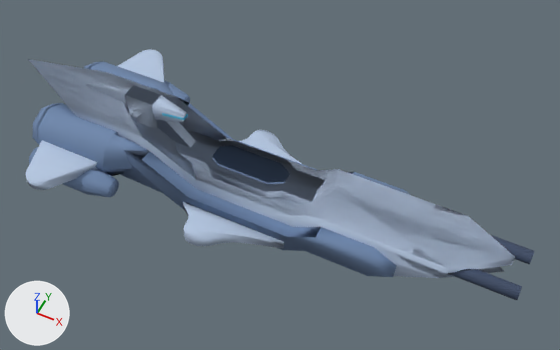
Before and after pictures for a commit that changed the glTF model assets/ships/broadside-ship_01.glb.
Before and after are seen from a 50 mm lens placed at (5.58, -9.99, 12.84), pointed at (0.45, 0.26, 0.03). The lights are fixed; the arrows at lower left show +X, +Y and +Z. The picture after the commit comes second. Vertices at exactly the same position are counted once.

The first picture shows 'dark', 'hull', 'hullD' and 1 more.
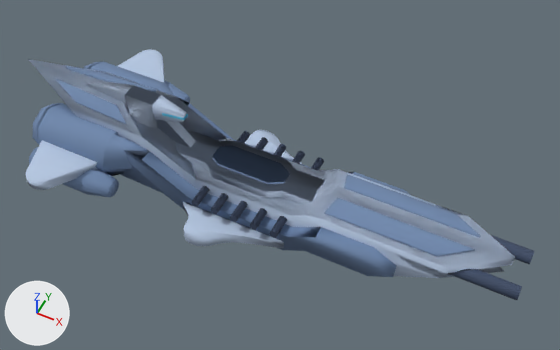
Patch to the scene script:
```diff
--- a/assets/ships/broadside-ship_01.glb.py
+++ b/assets/ships/broadside-ship_01.glb.py
@@ me_hulld @@
 # used by ob_hulld; location = (0.0, 0.0, 0.0)
-me_hulld.from_pydata(...)  # 240 vertices, 512 faces; spans x -5.1..3.63, y -1.9..1.9, z -0.79..0.72
+me_hulld.from_pydata(...)  # 272 vertices, 560 faces; spans x -5.1..4.94, y -1.9..1.9, z -0.79..1.09
+# me_hulld part 1
+# 16 vertices are added at x 1.89..4.94, y -0.59..0.59, z 0.34..0.55
+# 24 new faces join them
+# me_hulld part 2
+# 16 vertices are added at x -5.08..-2.87, y -0.61..0.61, z 0.81..1.09
+# 24 new faces join them
 me_hulld.materials.append(mat_hulld)
@@ me_dark @@
 # used by ob_dark; location = (0.0, 0.0, 0.0)
-me_dark.from_pydata(...)  # 36 vertices, 64 faces; spans x 3.63..6.0, y -0.62..0.62, z -0.05..0.25
+me_dark.from_pydata(...)  # 126 vertices, 304 faces; spans x -0.98..6.0, y -1.19..1.19, z -0.21..0.25
+# me_dark part 3: a new loose piece of 18 vertices spanning x -0.03..0.16, y -1.19..1.19, z -0.21..-0.02, in mat_dark (dark blue #3c4a64)
+# me_dark part 4: a new loose piece of 18 vertices spanning x -0.98..-0.79, y -1.19..1.19, z -0.21..-0.02, in mat_dark (dark blue #3c4a64)
+# me_dark part 5: a new loose piece of 18 vertices spanning x -0.5..-0.32, y -1.19..1.19, z -0.21..-0.02, in mat_dark (dark blue #3c4a64)
+# me_dark part 6: a new loose piece of 18 vertices spanning x 0.45..0.63, y -1.19..1.19, z -0.21..-0.02, in mat_dark (dark blue #3c4a64)
+# me_dark part 7: a new loose piece of 18 vertices spanning x 0.92..1.11, y -1.19..1.19, z -0.21..-0.02, in mat_dark (dark blue #3c4a64)
 me_dark.materials.append(mat_dark)
```

Pixel boxes [x1, y1, x2, y2] of what changed, in the pictures (560 x 350 px):
'hullD', reshaped (19% wider)
    before: [29, 61, 410, 277]
    after: [29, 61, 481, 277]
'dark', reshaped
    before: [447, 235, 534, 300]
    after: [192, 131, 534, 300]
part 1 of me_hulld, added (blue)
    after: [324, 174, 481, 257]
part 2 of me_hulld, added (blue)
    after: [55, 66, 156, 125]
part 3 of me_dark, added
    after: [230, 144, 286, 222]
part 4 of me_dark, added
    after: [192, 131, 250, 206]
part 5 of me_dark, added
    after: [210, 137, 268, 214]
part 6 of me_dark, added
    after: [249, 151, 305, 230]
part 7 of me_dark, added
    after: [269, 157, 324, 238]
